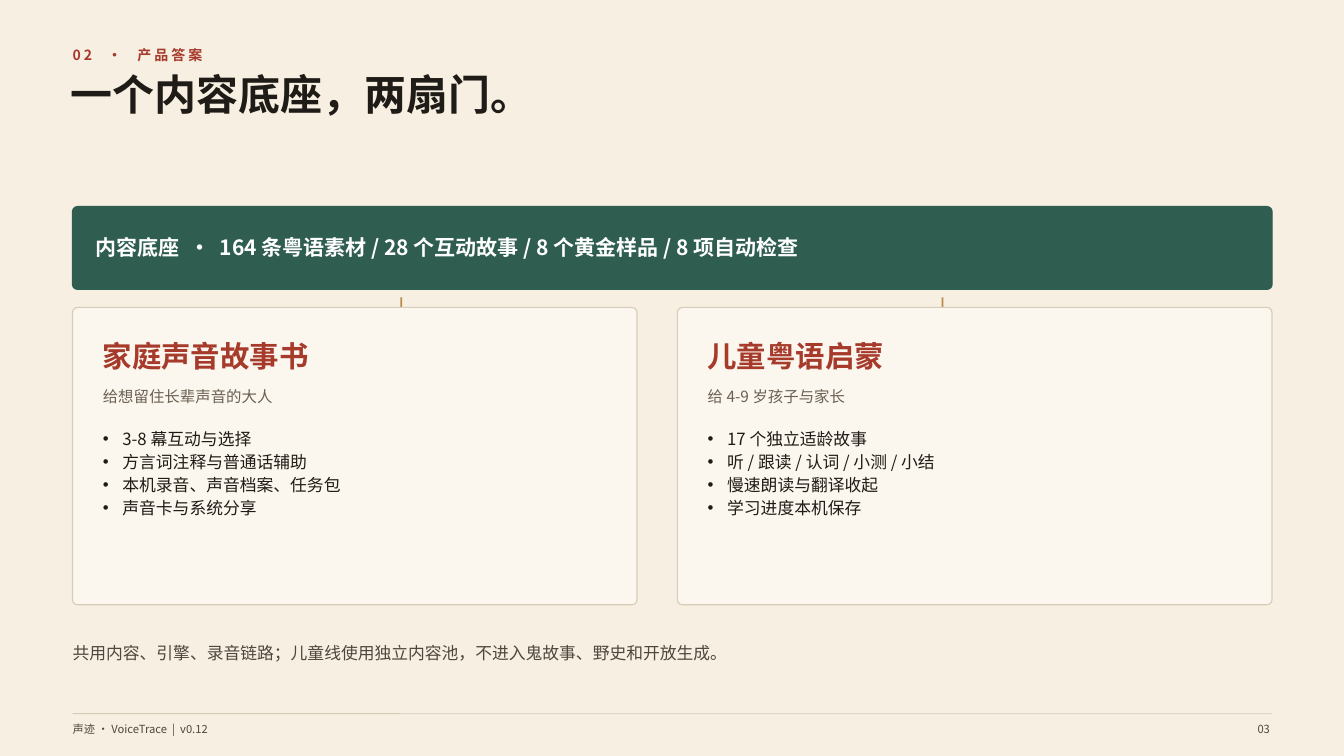
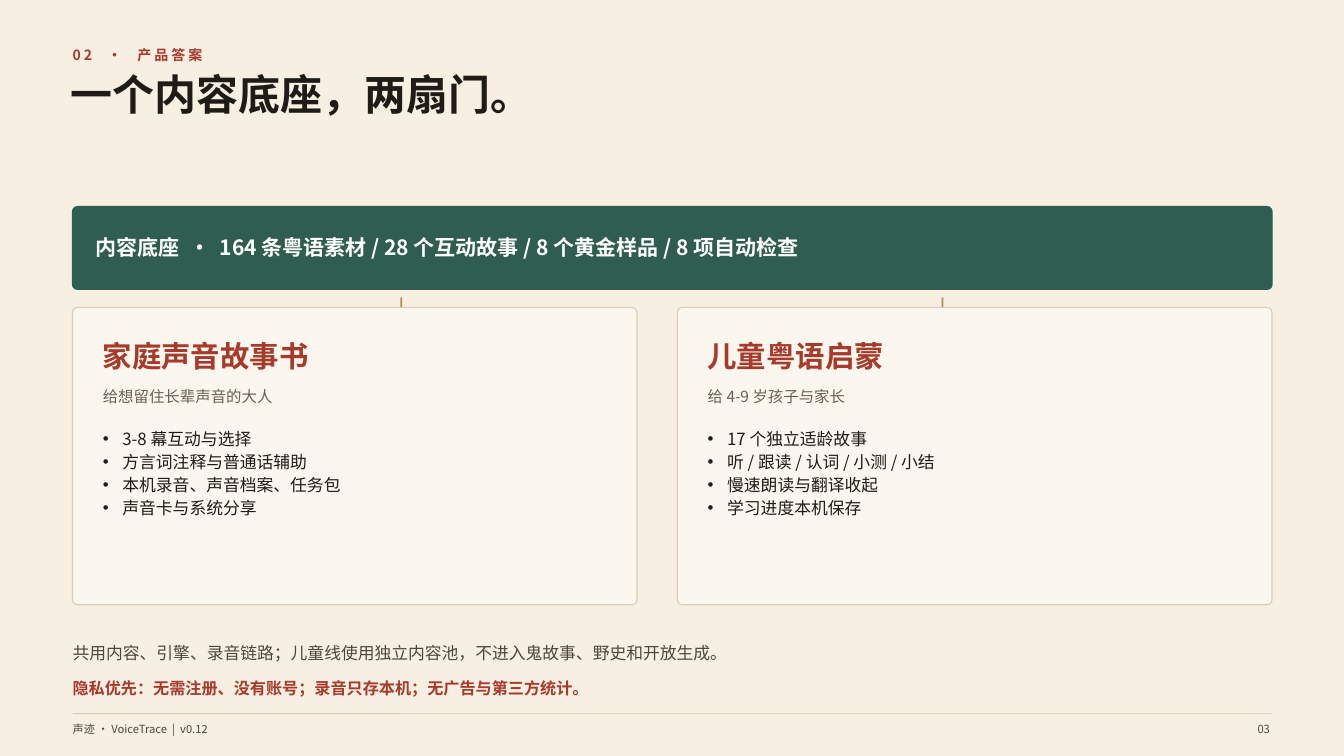
Before and after one commit to flashJJ/voicetrace, a slide deck: slide 3 of deliverables/VoiceTrace-声迹-路演.pptx. Drawn at 1344x756 pixels with LibreOffice and Linux fonts; fonts in the diff are those of the drawing. Boxes give left, top, right and bottom in pixels: in the first picture for what was removed or moved away, otherwise in the second. Text is boxed around its words. In the diff, an @@ line names an element or a change of style, - is before the commit and + after.

Commit message:
feat: 隐私卖点上位，首页与材料写清无需注册、录音本机、无广告统计

```diff
--- a/deliverables/VoiceTrace-声迹-路演.pptx
+++ b/deliverables/VoiceTrace-声迹-路演.pptx
@@ text added at [73, 680, 589, 697], 11.5 pt, text #A63A2B, bold @@
+隐私优先：无需注册、没有账号；录音只存本机；无广告与第三方统计。
```
Also in this commit, not shown: 1 other slide changed, 11 other files.
